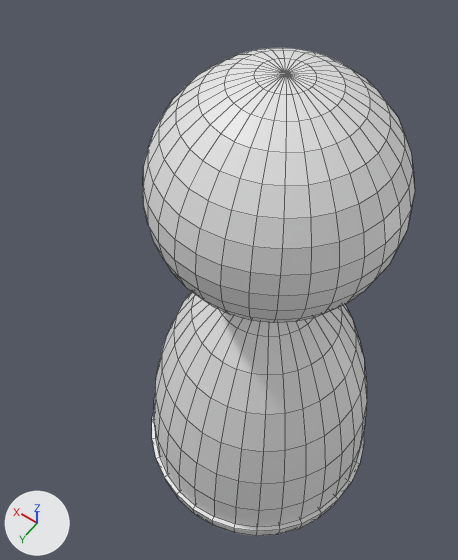
Renders of the OBJ model Assets/3D_Objects/persona.obj from each side of a commit.
Both versions are drawn from a camera (50 mm lens) standing at (-1.36, 2.39, 5.76) and looking at (0.48, -0.19, 1.7). The axes (+X, +Y, +Z) are drawn at lower left. The lights are the same throughout. The picture after the commit comes second. Mesh edges are drawn as thin lines. Where no turn or scale is listed for an object, it has been applied to the vertices.
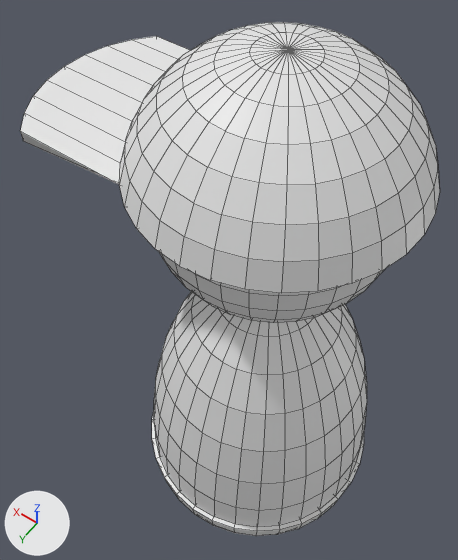
Changed parts and their boxes [x1, y1, x2, y2] in the pictures (458 x 560 px):
'Sphere.003', added
    after: [20, 22, 440, 293]
'Sphere.002', unchanged, covered by the edit
    before: [143, 48, 415, 323]
    after: [159, 252, 385, 323]

Patch to the scene script:
```diff
--- a/Assets/3D_Objects/persona.obj.py
+++ b/Assets/3D_Objects/persona.obj.py
@@ me_sphere_003 @@
+me_sphere_003.from_pydata(...)  # 468 vertices, 498 faces; spans x -0.9..1.69, y -0.9..0.9, z 3.23..4.05
@@ ob_sphere_003 @@
+ob_sphere_003 = bpy.data.objects.new('Sphere.003', me_sphere_003)
+ob_sphere_003.location = (0.0, 0.0, 0.0)
```
